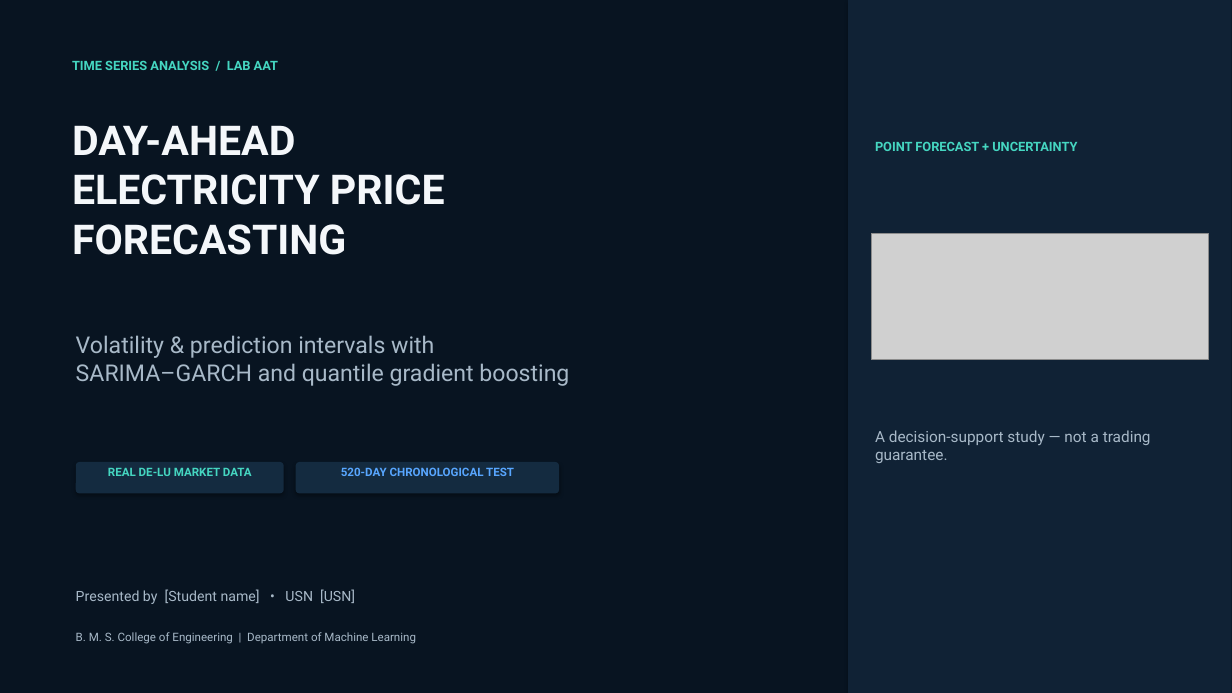
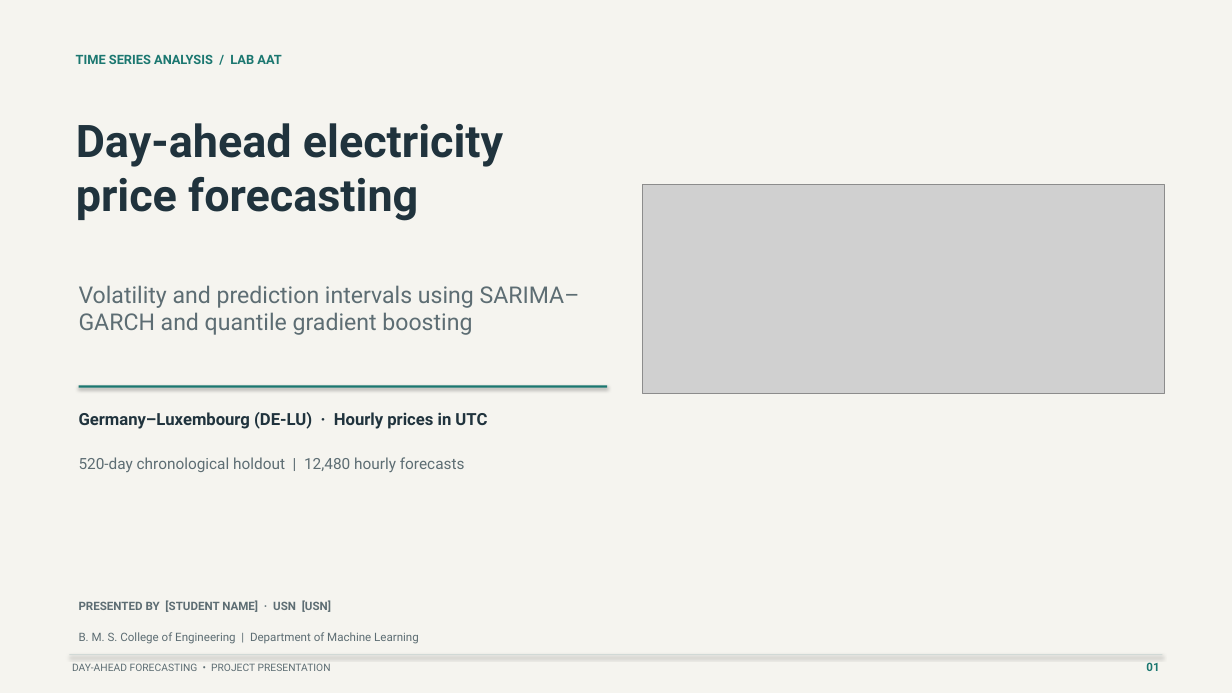
Before and after one commit to Varshatolani14/Day-Ahead-Electricity-Price-Forecasting-with-Volatility-and-Prediction-Intervals, a slide deck: slide 1 of reports/Day_Ahead_Electricity_Forecasting_Presentation.pptx. Drawn at 1232x693 pixels with LibreOffice and Linux fonts; fonts in the diff are those of the drawing; grey boxes stand for pictures. Boxes give left, top, right and bottom in pixels: in the first picture for what was removed or moved away, otherwise in the second. Text is boxed around its words. In the diff, an @@ line names an element or a change of style, - is before the commit and + after.

```diff
--- a/reports/Day_Ahead_Electricity_Forecasting_Presentation.pptx
+++ b/reports/Day_Ahead_Electricity_Forecasting_Presentation.pptx
@@ background #081421 to #F5F4EF @@
@@ rectangle removed at box(848, 0, 1232, 693) @@
@@ text "TIME SERIES ANALYSIS / LAB ..." at box(76, 54, 281, 64): text colour #45D6C1 to #1B7770 @@
@@ text at box(76, 123, 503, 221): text changed; size 32 to 35 pt; text colour #F4F7FA to #20333D @@
-DAY-AHEAD
-ELECTRICITY PRICE
-FORECASTING
+Day-ahead electricity
+price forecasting
@@ text removed at box(875, 141, 1077, 151) @@
-POINT FORECAST + UNCERTAINTY
@@ picture added at box(642, 185, 1165, 394) @@
@@ picture removed at box(872, 234, 1209, 360) @@
@@ text at box(79, 285, 580, 335): text changed; text colour #A8B9C8 to #5D6D73 @@
-Volatility & prediction intervals with
-SARIMA–GARCH and quantile gradient boosting
+Volatility and prediction intervals using SARIMA–GARCH and quantile gradient boosting
@@ rectangle added at box(79, 385, 607, 388), fill #1B7770 @@
@@ text added at box(79, 412, 487, 429), 13 pt, text #20333D, bold @@
+Germany–Luxembourg (DE-LU) · Hourly prices in UTC
@@ text removed at box(875, 430, 1151, 463) @@
-A decision-support study — not a trading guarantee.
@@ rounded rectangle removed at box(76, 462, 284, 494) @@
@@ text at box(79, 457, 465, 472): text changed; size 9 to 12 pt; text colour #58A6FF to #5D6D73; bold off @@
-520-DAY CHRONOLOGICAL TEST
+520-day chronological holdout | 12,480 hourly forecasts
@@ text removed at box(108, 468, 252, 476) @@
-REAL DE-LU MARKET DATA
@@ rounded rectangle removed at box(296, 462, 559, 494) @@
@@ text at box(79, 600, 331, 612): text changed; size 11 to 9 pt; text colour #A8B9C8 to #5D6D73; bold on @@
-Presented by [Student name] • USN [USN]
+PRESENTED BY [STUDENT NAME] · USN [USN]
@@ rectangle added at box(69, 654, 1163, 655), fill #D1D9D6 @@
@@ text "B. M. S. College of ..." at box(79, 632, 419, 644): text colour #A8B9C8 to #5D6D73 @@
@@ text added at box(72, 663, 331, 671), 8 pt, text #5D6D73 @@
+DAY-AHEAD FORECASTING • PROJECT PRESENTATION
@@ text added at box(1146, 662, 1159, 671), 9 pt, text #1B7770, bold @@
+01
```
Also in this commit, not shown: 2 other slides changed, 12 slides added, 14 slides removed, 9 other files.
